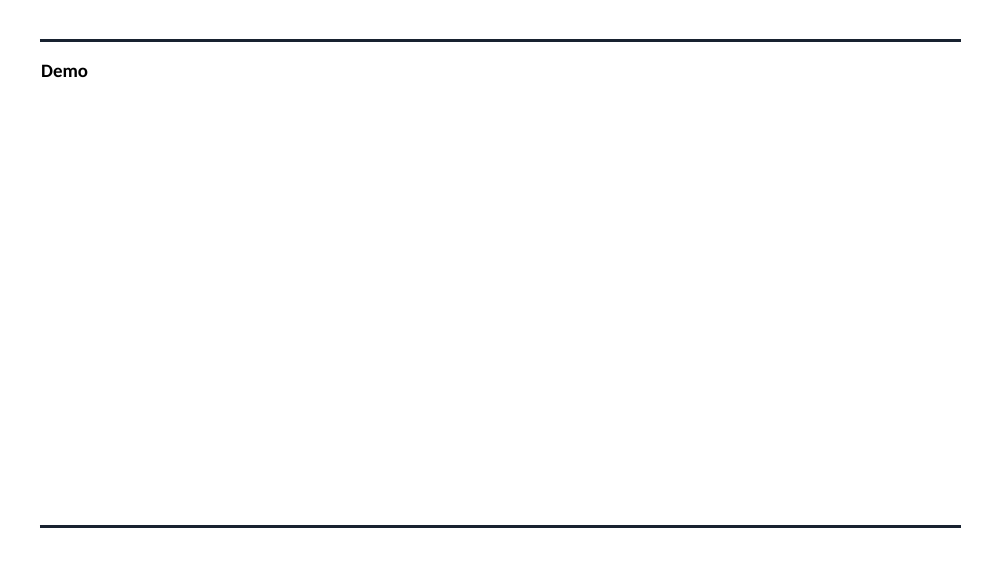
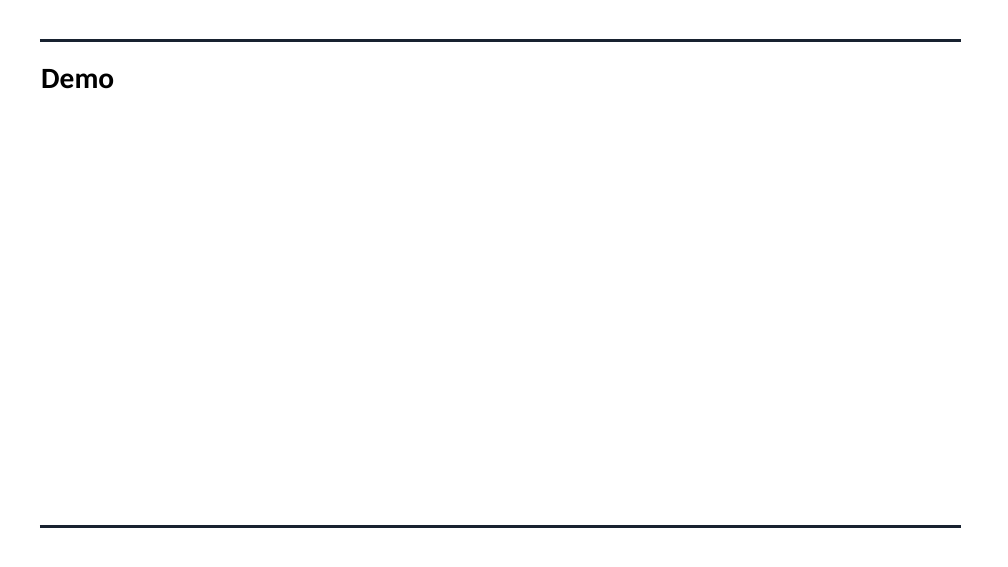
Before and after one commit to swatinanda/CS410-Fall2021-TeamAlpha, a slide deck: slide 8 of Team_Alpha_Presentation.pptx. Drawn at 1008x567 pixels with LibreOffice and Linux fonts; fonts in the diff are those of the drawing. Boxes give left, top, right and bottom in pixels: in the first picture for what was removed or moved away, otherwise in the second. Text is boxed around its words. In the diff, an @@ line names an element or a change of style, - is before the commit and + after.

```diff
--- a/Team_Alpha_Presentation.pptx
+++ b/Team_Alpha_Presentation.pptx
@@ text "Demo" at (41, 69, 114, 89): size 18 to 28 pt @@
```
Also in this commit, not shown: 5 other slides changed, 2 slides added.
